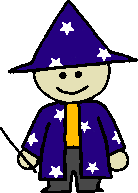
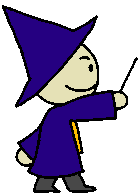
Revision of a layered (138, 193) image; what changed, layer by layer:
added layer "Maginc1" above "Dead" over [2, 5, 138, 193]
renamed "Pasted Layer" to "Front", hid it over [0, 0, 138, 193]
